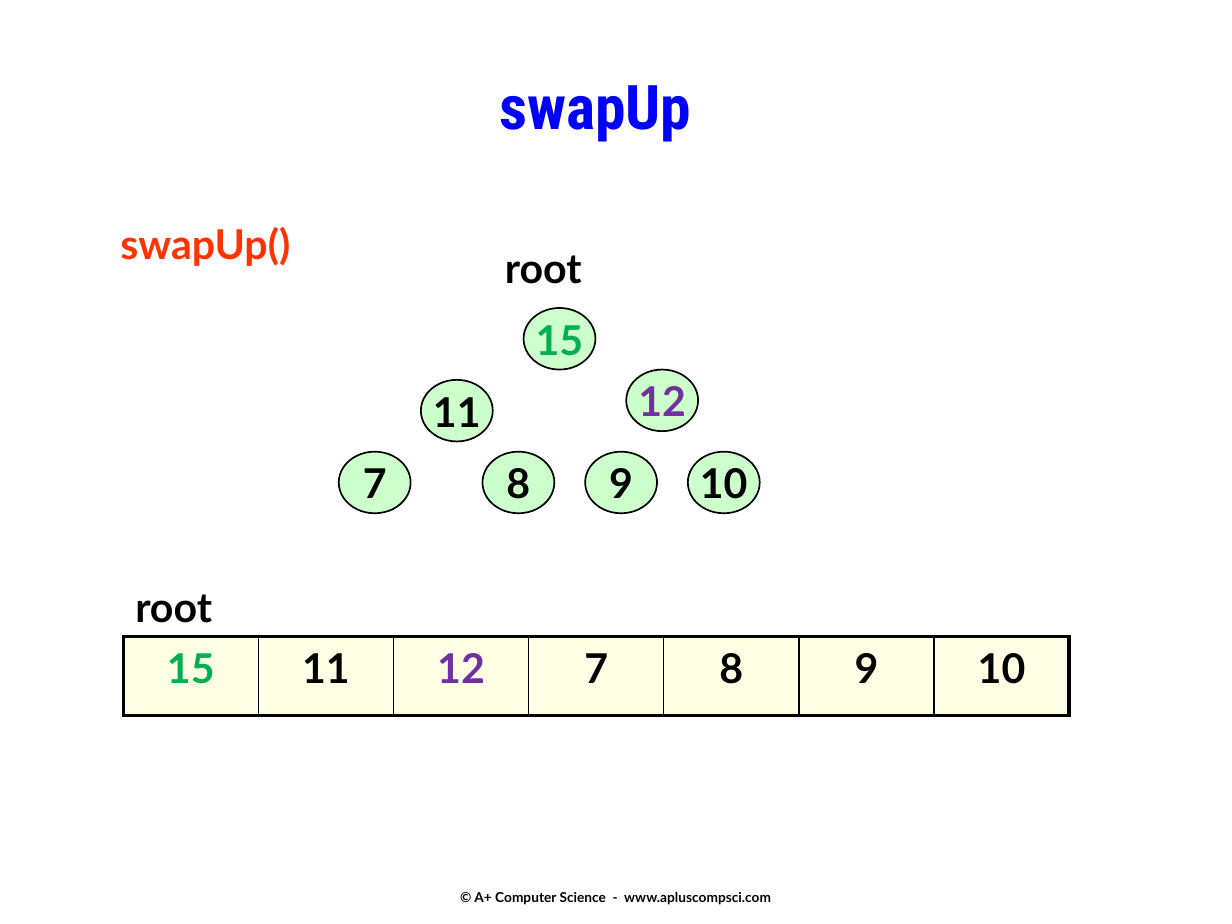
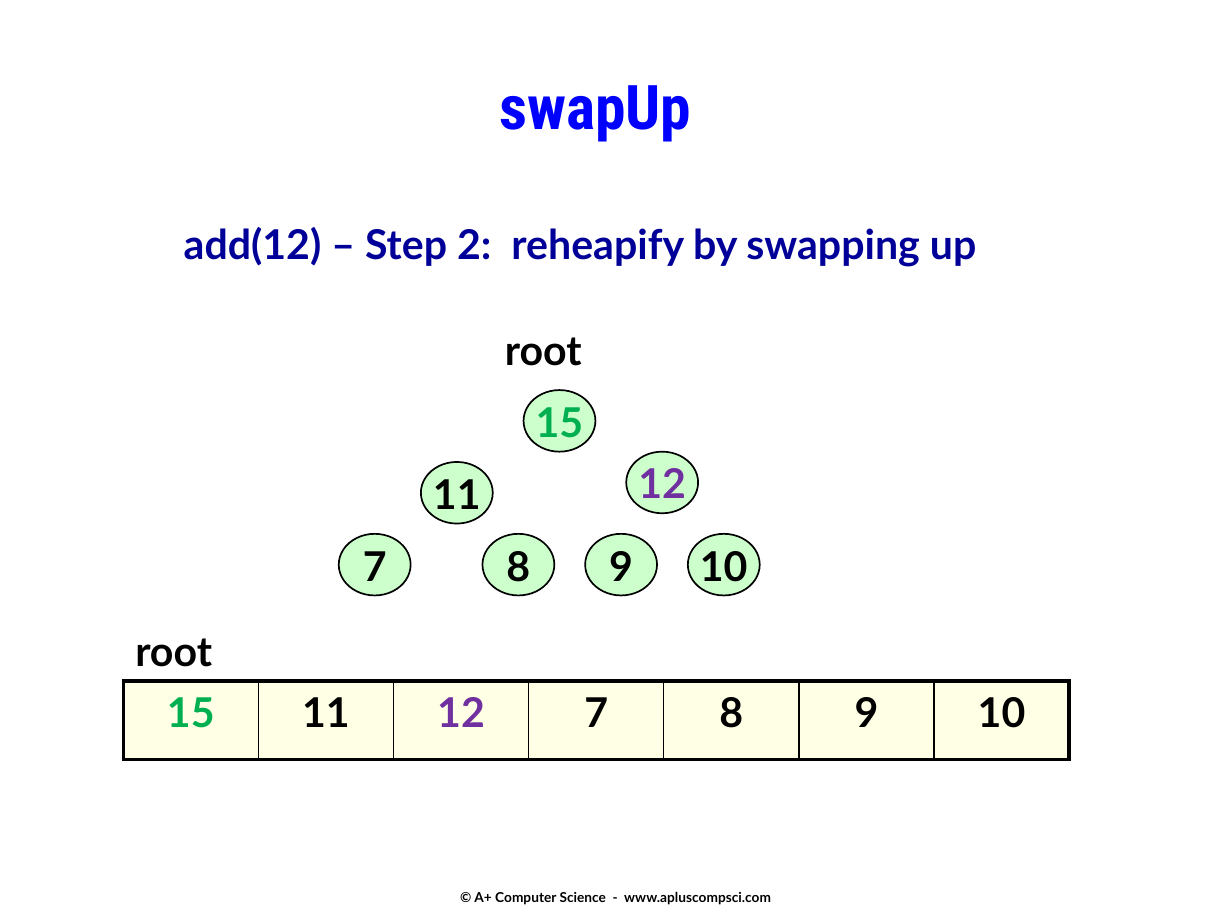
Before and after one commit to Cy-FairCS/cs3, a slide deck: slide 18 of u08c_heaps/notes/_a.heaps.pptx (slide 17 before the commit). Drawn at 1232x924 pixels with LibreOffice and Linux fonts; fonts in the diff are those of the drawing. Boxes give left, top, right and bottom in pixels: in the first picture for what was removed or moved away, otherwise in the second. Text is boxed around its words. In the diff, an @@ line names an element or a change of style, - is before the commit and + after.

```diff
--- a/u08c_heaps/notes/_a.heaps.pptx
+++ b/u08c_heaps/notes/_a.heaps.pptx
@@ text at (x1=184, y1=227, x2=977, y2=267): text changed; text colour #FF3300 to #000099 @@
-swapUp()
+add(12) – Step 2: reheapify by swapping up
@@ ellipse "15" moved from (x1=524, y1=308, x2=595, y2=370) to (x1=524, y1=391, x2=595, y2=452) @@
@@ ellipse "11" moved from (x1=421, y1=379, x2=493, y2=441) to (x1=421, y1=462, x2=493, y2=524) @@
@@ 5 ellipses, 1 text moved together from (x1=339, y1=255, x2=759, y2=514) to (x1=339, y1=337, x2=759, y2=595) @@
@@ text "root" moved from (x1=135, y1=594, x2=212, y2=623) to (x1=135, y1=638, x2=212, y2=667) @@
@@ table moved from (x1=123, y1=637, x2=1072, y2=716) to (x1=123, y1=681, x2=1072, y2=760) @@
```
Also in this commit, not shown: 7 other slides changed, 3 slides added, 48 other files.
